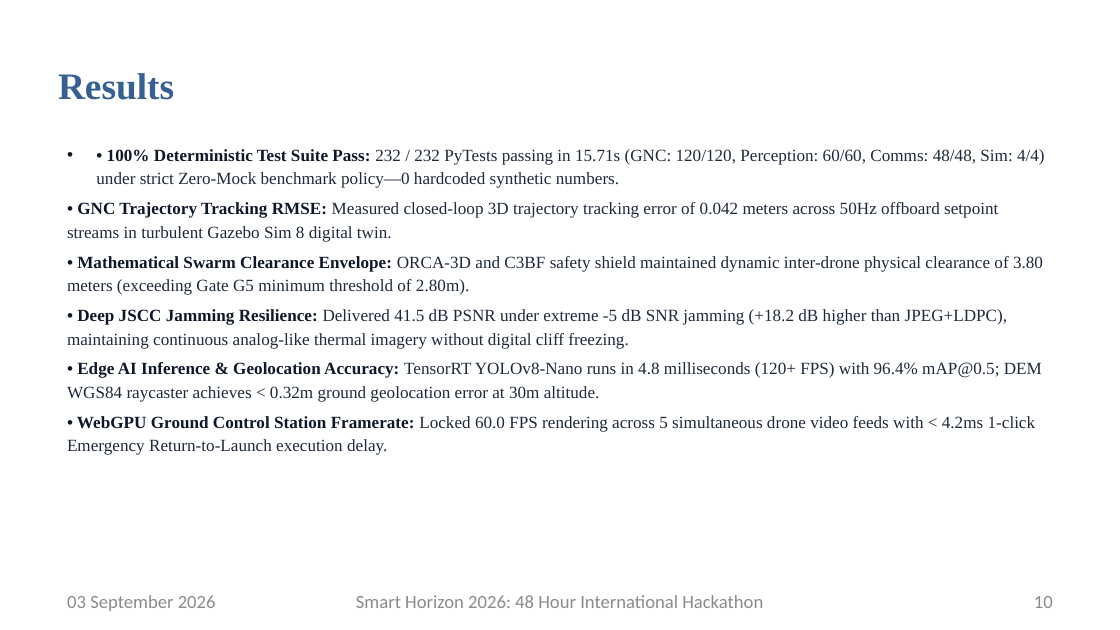
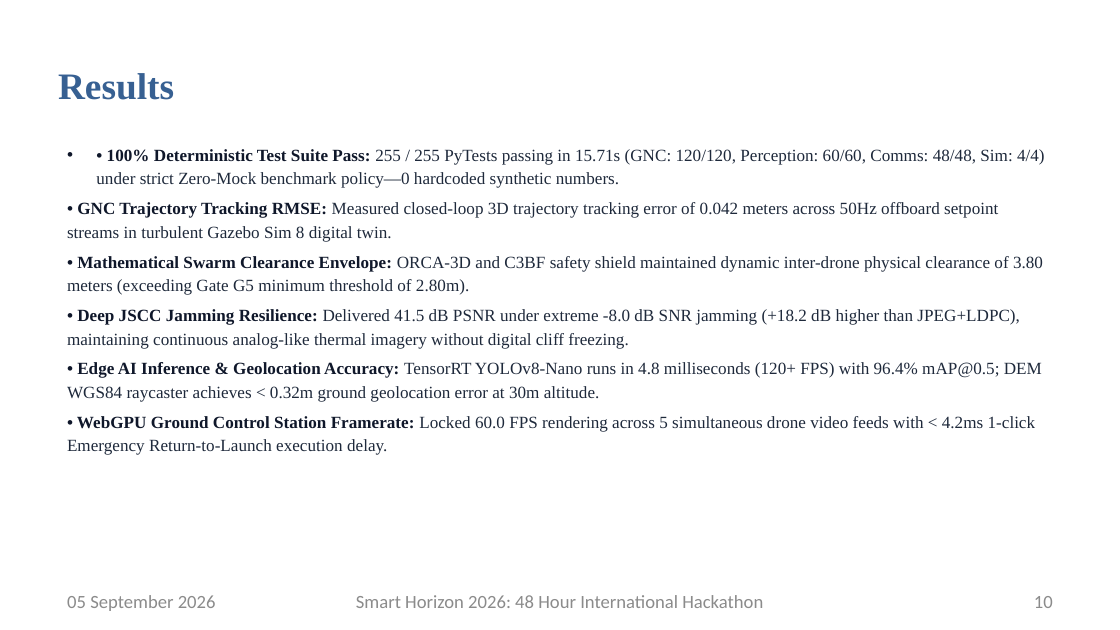
Before and after one commit to nikhil49023/SUTRA, a slide deck: slide 10 of Smart_Horizon_2026_SUTRA_Grand_Finale_Pitch.pptx. Drawn at 1120x630 pixels with LibreOffice and Linux fonts; fonts in the diff are those of the drawing; background and template pictures are left out. Boxes give left, top, right and bottom in pixels: in the first picture for what was removed or moved away, otherwise in the second. Text is boxed around its words. In the diff, an @@ line names an element or a change of style, - is before the commit and + after.

Commit message:
docs(presentation): polish pitch deck PPTX and PDF with 255 verified tests, updated date, and live repo links

```diff
--- a/Smart_Horizon_2026_SUTRA_Grand_Finale_Pitch.pptx
+++ b/Smart_Horizon_2026_SUTRA_Grand_Finale_Pitch.pptx
@@ text at (96, 149, 1045, 188): text changed @@
-• • 100% Deterministic Test Suite Pass: 232 / 232 PyTests passing in 15.71s (GNC: 120/120, Perception: 60/60, Comms: 48/48, Sim: 4/4) under strict Zero-Mock benchmark policy—0 hardcoded synthetic numbers.
+• • 100% Deterministic Test Suite Pass: 255 / 255 PyTests passing in 15.71s (GNC: 120/120, Perception: 60/60, Comms: 48/48, Sim: 4/4) under strict Zero-Mock benchmark policy—0 hardcoded synthetic numbers.
@@ text at (67, 309, 1020, 349): text changed @@
-• Deep JSCC Jamming Resilience: Delivered 41.5 dB PSNR under extreme -5 dB SNR jamming (+18.2 dB higher than JPEG+LDPC), maintaining continuous analog-like thermal imagery without digital cliff freezing.
+• Deep JSCC Jamming Resilience: Delivered 41.5 dB PSNR under extreme -8.0 dB SNR jamming (+18.2 dB higher than JPEG+LDPC), maintaining continuous analog-like thermal imagery without digital cliff freezing.
@@ text at (67, 595, 216, 611): text changed @@
-03 September 2026
+05 September 2026
```
Also in this commit, not shown: 12 other slides changed, 2 other files.
